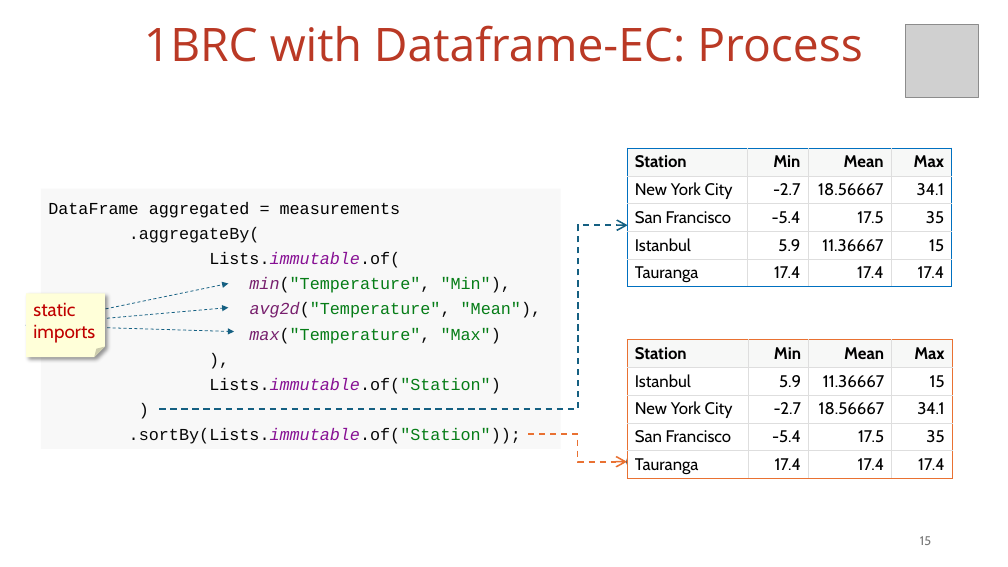
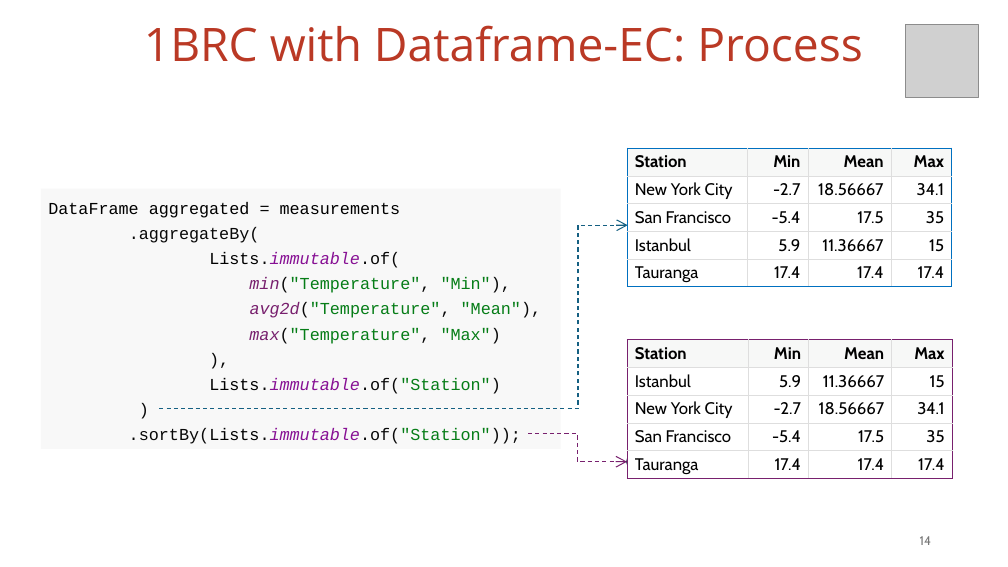
Before and after one commit to vmzakharov/missing-dataframe-talk, a slide deck: slide 14 of presentation/Missing_Dataframe_Short.pptx (slide 15 before the commit). Drawn at 1008x567 pixels with LibreOffice and Linux fonts; fonts in the diff are those of the drawing; grey boxes stand for pictures. Boxes give left, top, right and bottom in pixels: in the first picture for what was removed or moved away, otherwise in the second. Text is boxed around its words. In the diff, an @@ line names an element or a change of style, - is before the commit and + after.

```diff
--- a/presentation/Missing_Dataframe_Short.pptx
+++ b/presentation/Missing_Dataframe_Short.pptx
@@ elbow arrow (160, 409) - (628, 225): stroke #156082 1.5 pt dashed to #156082 1 pt dashed @@
@@ arrow removed from (26, 325) to (228, 284) @@
@@ folded corner removed at bbox=[26, 293, 104, 357] @@
-static
-imports
@@ arrow removed from (26, 325) to (234, 332) @@
@@ arrow removed from (26, 325) to (228, 308) @@
@@ table at bbox=[628, 340, 953, 478] @@
@@ borders changed @@
@@ elbow arrow (528, 434) - (627, 462): stroke #E97132 1.5 pt dashed to #78206E 1 pt dashed @@
@@ page number at bbox=[920, 536, 931, 545]: text changed @@
-15
+14
```
Also in this commit, not shown: 19 other slides changed, 5 slides added, 1 slide removed, 1 other file.
